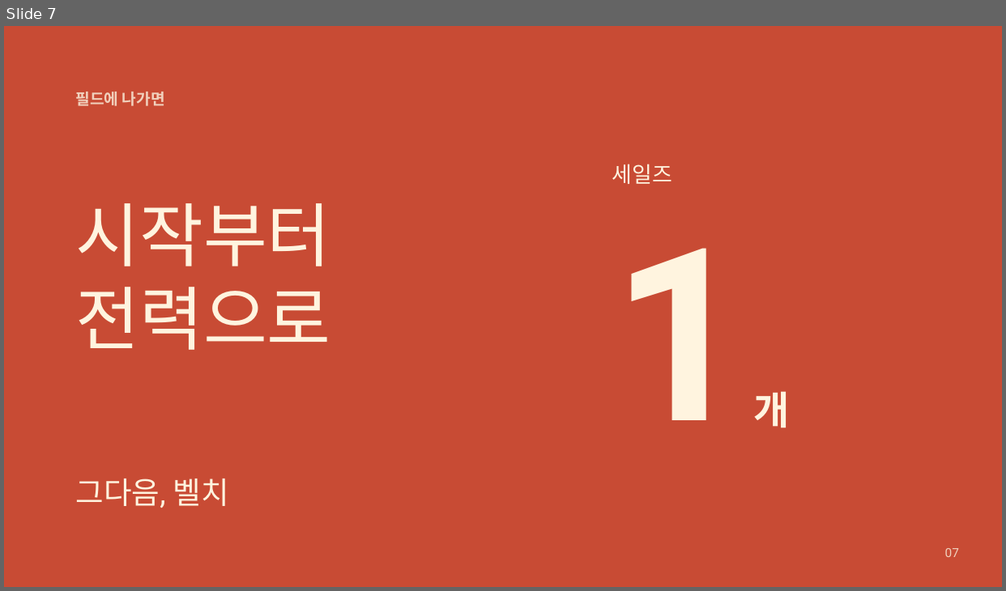
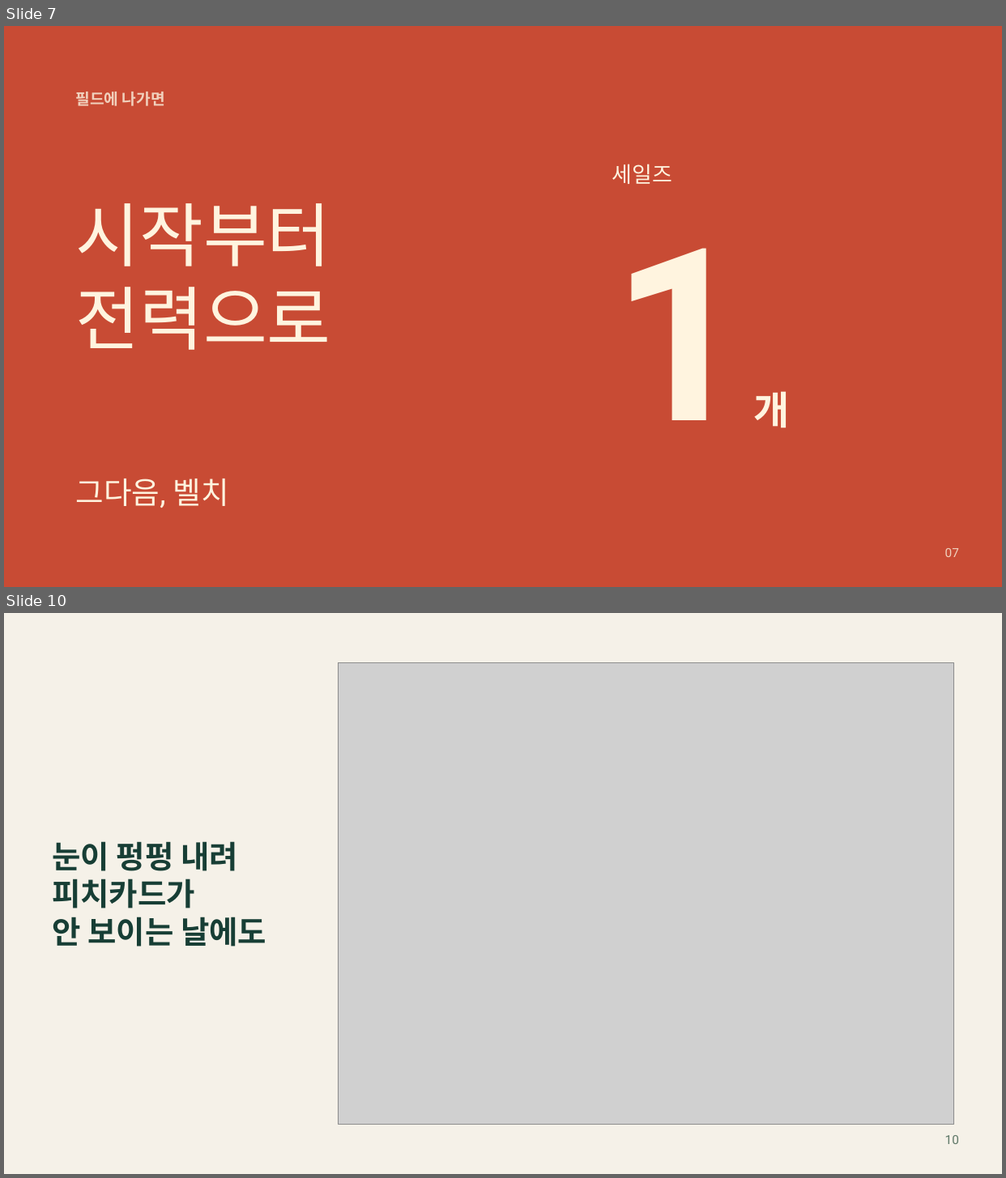
Before and after one commit to jaeyoung5178-bot/Presence, a slide deck: education/mentality/nozero400/NoZero-400Days.pptx. Shown one above the other, each under a label of ours: slide 7 before the commit, slides 7 and 10 after it; the slides between them are not shown. The pictures are 1006x591 and 1006x1178 pixels, drawn with LibreOffice and Linux fonts; fonts in the diff are those of the drawing; grey boxes stand for pictures. Boxes give left, top, right and bottom in pixels: in the first picture for what was removed or moved away, otherwise in the second. Text is boxed around its words. In the diff, an @@ line names an element or a change of style, - is before the commit and + after.

```diff
--- a/education/mentality/nozero400/NoZero-400Days.pptx
+++ b/education/mentality/nozero400/NoZero-400Days.pptx
@@ slide 10 added at [4,613,1002,1174], background #F5F1E8 @@
@@ picture added at [339,663,955,1125] @@
@@ text added at [52,841,266,947], 29.9 pt, text #173E35, bold @@
+눈이 펑펑 내려
+피치카드가
+안 보이는 날에도
@@ text added at [945,1135,959,1144], 12 pt, text #607969 @@
+10
```
Also in this commit, not shown: 9 slides changed, 4 other slides added, 2 slides removed, 10 other files.
